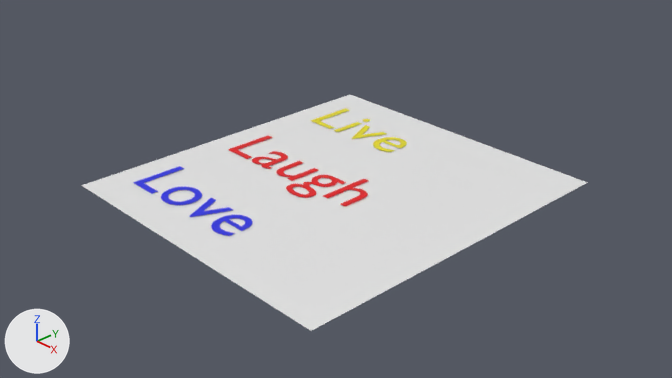
One commit to the Blender file Assets/Objects/livelaughlove.blend: the scene before it, then after it.
Camera for both pictures: the file's camera 'Camera'. The lights are fixed; the arrows at lower left show +X, +Y and +Z.

Objects in the first picture: 'Laugh', 'Live', 'Love', 'Plane'.
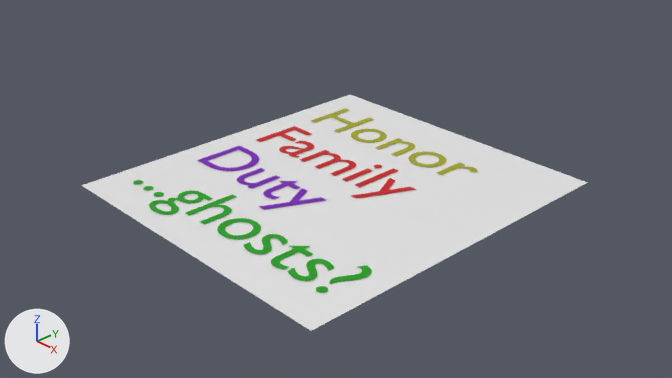
Boxes [x1, y1, x2, y2] around the edits, measured in the pictures (672 x 378 px):
```json
{"object": "Love", "change": "recoloured, text changed", "before": [133, 166, 252, 236], "after": [133, 180, 372, 293], "on screen": "blue to green"}
{"object": "Laugh", "change": "text changed, moved", "before": [228, 136, 368, 206], "after": [256, 126, 416, 198]}
{"object": "Live", "change": "recoloured, text changed", "before": [311, 108, 407, 152], "after": [311, 108, 477, 175]}
{"object": "Laugh.001", "change": "added", "after": [197, 146, 326, 209], "on screen": "purple"}
```

The change, as JSON lines over the scene's bpy script:
```json
{"op": "set", "path": "mat_material_002.base_color", "old": "(0.8, 0.698, 0.0132)", "new": "(0.38, 0.393, 0.0)", "note": "yellow #e7da1e -> yellow #a6a800"}
{"op": "set", "path": "mat_material_004.base_color", "old": "(0.0208, 0.0256, 0.8)", "new": "(0.00422, 0.351, 0.0)", "note": "blue #282ce7 -> green #0ea000"}
{"op": "add", "block": "mat_material_000", "code": ["mat_material_000 = principled_material('Material.000')", "mat_material_000.base_color = (0.192, 0.00162, 0.487)  # purple #7905b9"]}
{"op": "set", "path": "txt_text_001.body", "old": "'Laugh'", "new": "'Family'"}
{"op": "set", "path": "txt_text.body", "old": "'Live'", "new": "'Honor'"}
{"op": "set", "path": "txt_text_002.body", "old": "'Love'", "new": "'...ghosts?'"}
{"op": "add", "block": "txt_text_003", "code": ["txt_text_003 = bpy.data.curves.new('Text.003', 'FONT')", "txt_text_003.body = 'Duty'", "txt_text_003.materials.append(mat_material_000)  # purple #7905b9"]}
{"op": "set", "path": "ob_laugh.location", "old": "(-1.763, -0.337, 0.01)", "new": "(-1.763, 0.136, 0.01)"}
{"op": "add", "block": "ob_laugh_001", "code": ["ob_laugh_001 = bpy.data.objects.new('Laugh.001', txt_text_003)", "ob_laugh_001.location = (-1.763, -0.825, 0.01)"]}
```
